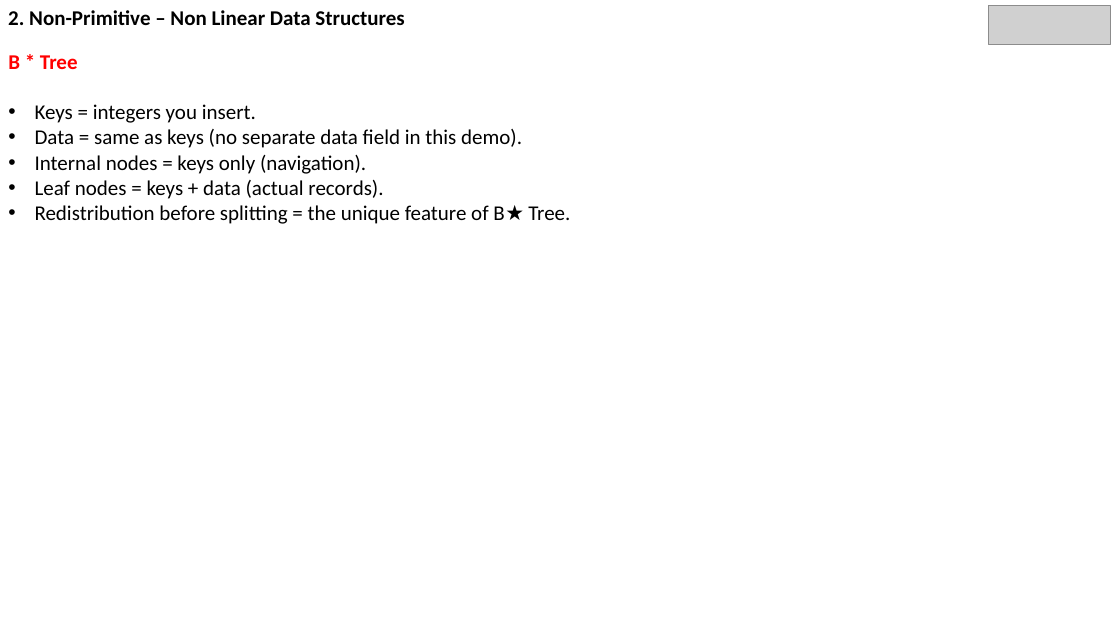
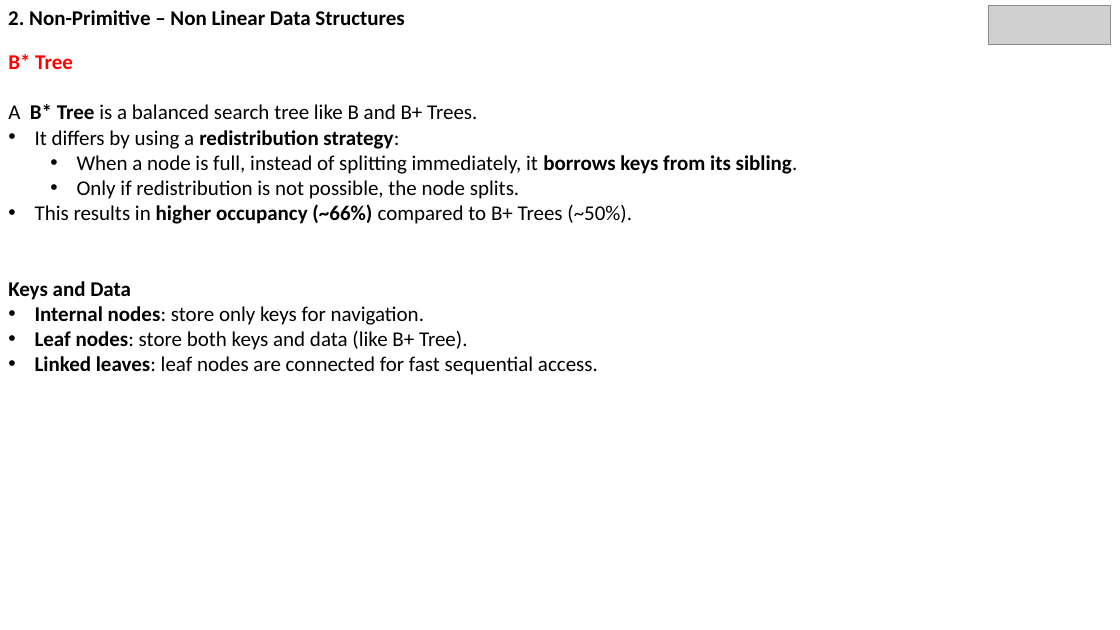
Before and after one commit to SMattaparthi-rgare/Non-Linear-Data-Structures-PPT, a slide deck: slide 26 of DataStructures3.pptx (slide 44 before the commit). Drawn at 1120x630 pixels with LibreOffice and Linux fonts; fonts in the diff are those of the drawing; grey boxes stand for pictures. Boxes give left, top, right and bottom in pixels: in the first picture for what was removed or moved away, otherwise in the second. Text is boxed around its words. In the diff, an @@ line names an element or a change of style, - is before the commit and + after.

```diff
--- a/DataStructures3.pptx
+++ b/DataStructures3.pptx
@@ text at (8, 54, 798, 375): text changed @@
-B * Tree
-• Keys = integers you insert.
-• Data = same as keys (no separate data field in this demo).
-• Internal nodes = keys only (navigation).
-• Leaf nodes = keys + data (actual records).
-• Redistribution before splitting = the unique feature of B★ Tree.
+B* Tree
+A B* Tree is a balanced search tree like B and B+ Trees.
+• It differs by using a redistribution strategy:
+  • When a node is full, instead of splitting immediately, it borrows keys from its sibling.
+  • Only if redistribution is not possible, the node splits.
+• This results in higher occupancy (~66%) compared to B+ Trees (~50%).
+Keys and Data
+• Internal nodes: store only keys for navigation.
+• Leaf nodes: store both keys and data (like B+ Tree).
+• Linked leaves: leaf nodes are connected for fast sequential access.
```
Also in this commit, not shown: 37 other slides changed, 7 slides added, 25 slides removed.
